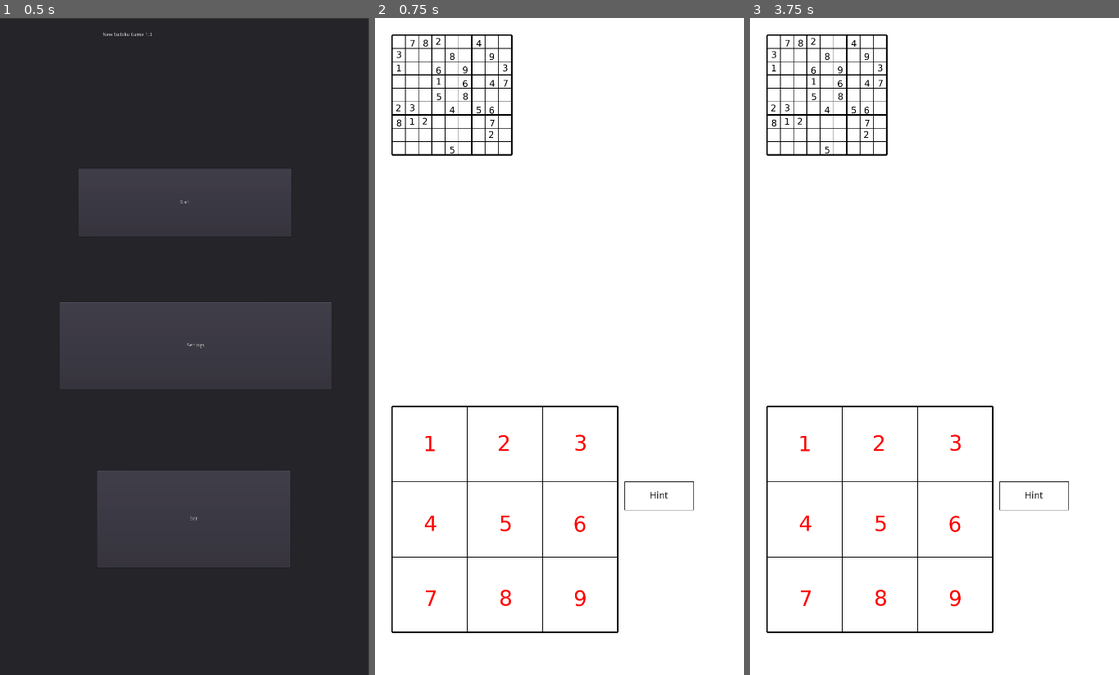
Above: before the commit, frames 1-3 (left to right).
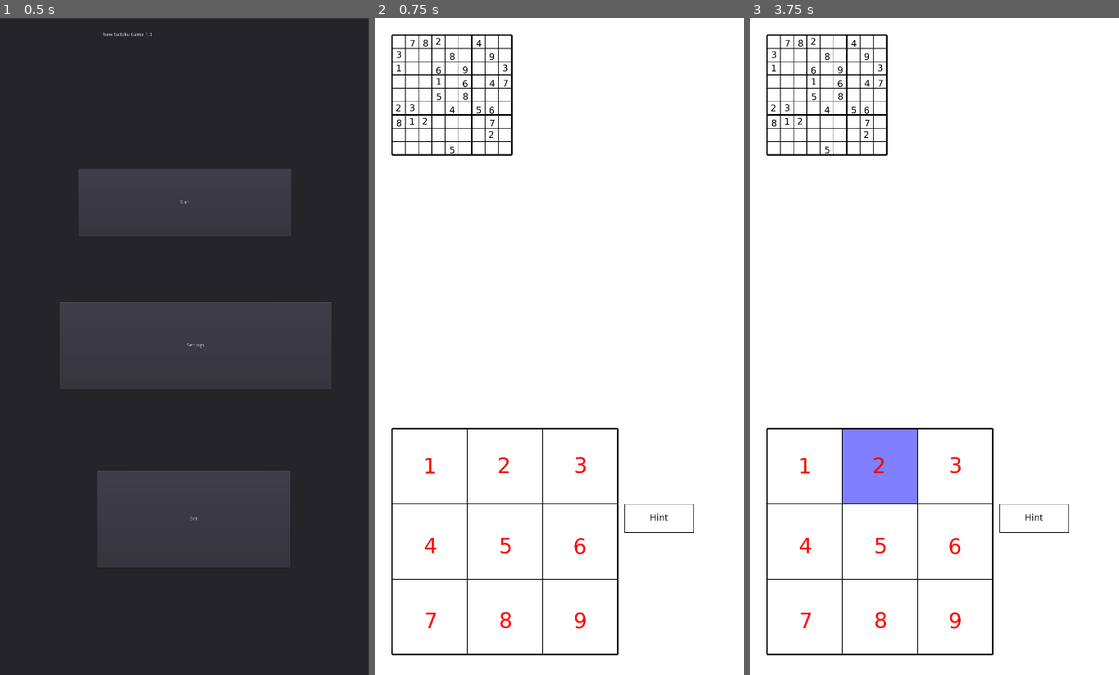
Above: after the commit, the same moments.

Repository: UnrealisticDino/sudoku
Game: Godot game, scene res://Scenes/MainMenu.tscn
Two runs of this game, one before a commit and one after it. Both use one fixed random seed, a clock stepped at 60 frames per second and the inputs below.
Inputs (mouse positions are in pixels of both pictures, inside the frame that each line leads up to):
- Up to frame 1 (0.5 s): no input
- Up to frame 2 (0.75 s): click "Start" at 0.5 s
- Up to frame 3 (3.75 s): tap Enter at 1.25, 2.75 s; move the mouse to (1015, 313) at 1.27 s; tap 1 at 1.35, 2.1, 3.05 s; click (1015, 313) at 1.42 s; tap Space at 2, 3.5 s; move the mouse to (860, 379) at 2.02 s; click (860, 379) at 2.17 s; move the mouse to (971, 201) at 2.77 s; tap Shift at 2.85 s; click (971, 201) at 2.92 s; move the mouse to (916, 477) at 3.52 s; tap Z at 3.6 s; click (916, 477) at 3.67 s

Frame 1 is identical in both runs. In frame 2, 1.8% of the frame differs, in the area x 4-87%, y 59-97%; in frame 3, 4.0%.
Error after the commit: Invalid get index 'y' (on base: 'Array'). (res://Scenes/DrawGrid.gd:263)

Commit message:
update input in drawgrid or update playerinput

Diff:
--- a/Scenes/DrawGrid.gd
+++ b/Scenes/DrawGrid.gd
@@ -11,10 +11,10 @@
 var grid_width
 var grid_height
 var margin = 50
-var selected_cell = Vector2(-1, -1)
+var selected_cell = Global.selected_cell
 var number_source = []
 var digit_scale_factor = 0.7
-var selected_cells = []
+var selected_cells = Global.selected_cells
 var grid_color = Global.grid_lines_color
 var selected_cell_color = Global.selected_cell_color
 var identical_digits_color = selected_cell_color.linear_interpolate(Color(0.5, 0.5, 1, 0.5), 0.5)  # Derived color with added transparency
@@ -188,36 +188,30 @@
 
 	# Check for mouse click to select a cell
 	if event is InputEventMouseButton and event.pressed:
-		print("Mouse clicked at position: ", event.position)
 		var cell_y = int((event.position.x - start_x) / scaled_cell_size)
 		var cell_x = int((event.position.y - start_y) / scaled_cell_size)
 
 		# Check if the click is within the grid boundaries
 		if 0 <= cell_x and cell_x < grid_size and 0 <= cell_y and cell_y < grid_size:
 			var new_selected_cell = Vector2(cell_x, cell_y)
-			print("New selected cell: ", new_selected_cell)
 
 			# If Shift key is pressed, add to the list; otherwise, clear the list and add the new cell
 			if is_shift_pressed:
 				if new_selected_cell in selected_cells:
-					print("Removing cell from selected_cells: ", new_selected_cell)
 					selected_cells.erase(new_selected_cell)
 				else:
-					print("Adding cell to selected_cells: ", new_selected_cell)
 					selected_cells.append(new_selected_cell)
 			else:
-				print("Setting selected_cells to only the new cell: ", new_selected_cell)
 				selected_cells = [new_selected_cell]
 
 			# Update the highlighted digits if the setting is turned on
 			if Global.highlight_identical_digits:
 				highlight_identical_digits(new_selected_cell)
 
-			_draw_grid()  # Redraw the grid to update the highlighted cells
+			_draw_grid()
 
 	# Check for Backspace key press to clear the selected cell
 	if event is InputEventKey and event.pressed:
-		#print("Key pressed: ", event.scancode)
 		if selected_cells.size() > 0:
 			if event.scancode == KEY_BACKSPACE:
 				print("Backspace pressed. Clearing selected cells.")
@@ -259,7 +253,8 @@
 	highlighted_cells.clear()  # Clear the highlighted cells
 
 func input_number(cell, number):
-	print("cell == ", cell)
+	print("cell == ", cell, "number == ", number)
+
 	save_state()  # Save the state before making changes
 	if Global.hint:
 		var new_selected_cell = cell
--- a/Scenes/Global.gd
+++ b/Scenes/Global.gd
@@ -15,6 +15,8 @@
 var SudokuSolver = preload("res://Scenes/SudokuSolver.gd").new()
 var CellScene = preload("res://Scenes/Cell.tscn")
 var puzzle = []
+var selected_cell = Vector2(-1, -1)
+var selected_cells = []
 
 var hint = false
 var penciled_digits = []
--- a/Scenes/ImageDisplay.gd
+++ b/Scenes/ImageDisplay.gd
@@ -33,7 +33,6 @@
 		penciled_sprites[i] = sprite
 
 func set_number(value, source):
-	print("Value = ", value, " source = ", source)
 	if value in number_positions:
 		if sprite_sheet:
 			var cell_width = sprite_sheet.get_width() / 3
--- a/Scenes/PlayerInput.gd
+++ b/Scenes/PlayerInput.gd
@@ -1,7 +1,6 @@
 # PlayerInput.gd
 extends Control
 
-onready var Global = get_node("/root/Global")
 var SudokuSolver = preload("res://Scenes/SudokuSolver.gd").new()
 var hint_box
 var hint_box_outline
@@ -9,6 +8,10 @@
 var is_hint_box_pressed = false
 var grid_cells = []
 var scaled_cell_size = 220
+var selected_cell_color = Global.selected_cell_color
+var player_digit_color = Global.player_digit_color
+onready var DrawGrid = get_tree().get_nodes_in_group("DrawGridGroup")[0]
+onready var selected_cells = DrawGrid.selected_cells
 
 func _ready():
 	add_child(SudokuSolver)
@@ -16,10 +19,22 @@
 	# Initialize 3x3 grid with numbers 1-9
 	for row in range(3):
 		for col in range(3):
-			var cell = Sprite.new()
-			cell.set_script(preload("res://Scenes/ImageDisplay.gd"))
-			cell.call("set_number", row * 3 + col + 1, "player")
-			cell.position = Vector2(col * scaled_cell_size + scaled_cell_size/2, row * scaled_cell_size + scaled_cell_size/2)
+			var cell = Node2D.new()
+
+			var highlight = ColorRect.new()
+			highlight.rect_min_size = Vector2(scaled_cell_size, scaled_cell_size)
+			highlight.color = selected_cell_color
+			highlight.visible = false
+			highlight.rect_position = Vector2(0, 0)  # Position it at the top-left corner of the cell
+			cell.add_child(highlight)
+
+			var sprite = Sprite.new()
+			sprite.set_script(preload("res://Scenes/ImageDisplay.gd"))
+			sprite.call("set_number", row * 3 + col + 1, "player")
+			sprite.position = Vector2(scaled_cell_size / 2, scaled_cell_size / 2)  # Position it at the center of the cell
+			cell.add_child(sprite)
+
+			cell.position = Vector2(col * scaled_cell_size, row * scaled_cell_size)
 			add_child(cell)
 			grid_cells.append(cell)
 
@@ -48,26 +63,49 @@
 	hint_label.rect_scale = Vector2(2, 2)
 	hint_label.rect_position = Vector2((hint_box.rect_min_size.x - hint_label.rect_min_size.x * hint_label.rect_scale.x) / 2, (hint_box.rect_min_size.y - hint_label.rect_min_size.y * hint_label.rect_scale.y) / 2)
 
-	_draw()
-
 func _input(event):
-	if event is InputEventMouseButton or event is InputEventMouseMotion:
+	if event is InputEventMouseButton:
 		var mouse_pos = event.position
 		var is_mouse_over_hint_box = hint_box_outline.rect_global_position.x < mouse_pos.x and mouse_pos.x < hint_box_outline …(209 unchanged characters)…
 
-		if event is InputEventMouseButton:
-			if event.pressed and is_mouse_over_hint_box:
+		if event.pressed:
+			if is_mouse_over_hint_box:
 				is_hint_box_pressed = true
 				_swap_colors()
 				_on_HintBox_pressed()
-			elif not event.pressed and is_hint_box_pressed:
-				is_hint_box_pressed = false
-				if is_mouse_over_hint_box:
-					_swap_colors()
-		elif event is InputEventMouseMotion:
-			if is_hint_box_pressed and not is_mouse_over_hint_box:
+			else:
+				# Handle cell selection
+				for i in range(len(grid_cells)):
+					var cell = grid_cells[i]
+					var cell_rect = Rect2(cell.global_position, Vector2(scaled_cell_size, scaled_cell_size))
+
+					if cell_rect.has_point(mouse_pos):
+						# Calculate the digit based on the index in the grid_cells array
+						var row = i / 3  # Integer division to get the row
+						var col = i % 3  # Modulo to get the column
+						var digit = row * 3 + col + 1  # Calculate the digit
+
+						print("Selected cell at row ", row, ", col ", col, " with digit ", digit)
+						if digit != null:
+							selected_cells = DrawGrid.selected_cells
+							print(selected_cells, digit)
+							DrawGrid.input_number(selected_cells, digit)  # Call the function with the digit
+						else:
+							print("Digit is null")
+
+						if selected_cells:
+							selected_cells.get_child(0).visible = false  # Hide the highlight of the previously selected cell
+						selected_cells = cell
+						selected_cells.get_child(0).visible = true  # Show the highlight of the selected cell
+						break
+		else:
+			# Handle mouse button release
+			if is_hint_box_pressed and is_mouse_over_hint_box:
 				is_hint_box_pressed = false
 				_swap_colors()
+#			elif selected_cells:
+#				selected_cells.get_child(0).visible = false  # Hide the highlight of the selected cell
+#				selected_cells = null
 
 func _swap_colors():
 	if is_hint_box_pressed:
--- a/Scenes/Sudoku.tscn
+++ b/Scenes/Sudoku.tscn
@@ -12,12 +12,11 @@
 texture = ExtResource( 2 )
 stretch_mode = 5
 
-[node name="DrawGrid" type="Control" parent="."]
+[node name="DrawGrid" type="Control" parent="." groups=["DrawGridGroup"]]
 script = ExtResource( 1 )
 
 [node name="PlayerInput" type="Control" parent="."]
 margin_left = 50.0
-margin_top = 1135.0
-margin_right = 113.0
+margin_top = 1200.0
 margin_bottom = 50.0
 script = ExtResource( 3 )
--- a/Scenes/SudokuSolver.gd
+++ b/Scenes/SudokuSolver.gd
@@ -61,6 +61,7 @@
 				Global.hint = true
 				var DrawGrid = get_tree().get_nodes_in_group("DrawGridGroup")[0]
 				if DrawGrid:
+					print(move_result.cell)
 					DrawGrid.input_number(move_result.cell, move_result.number)
 					return
 				else:
Not shown, changed: Moves_Made/moves.txt
